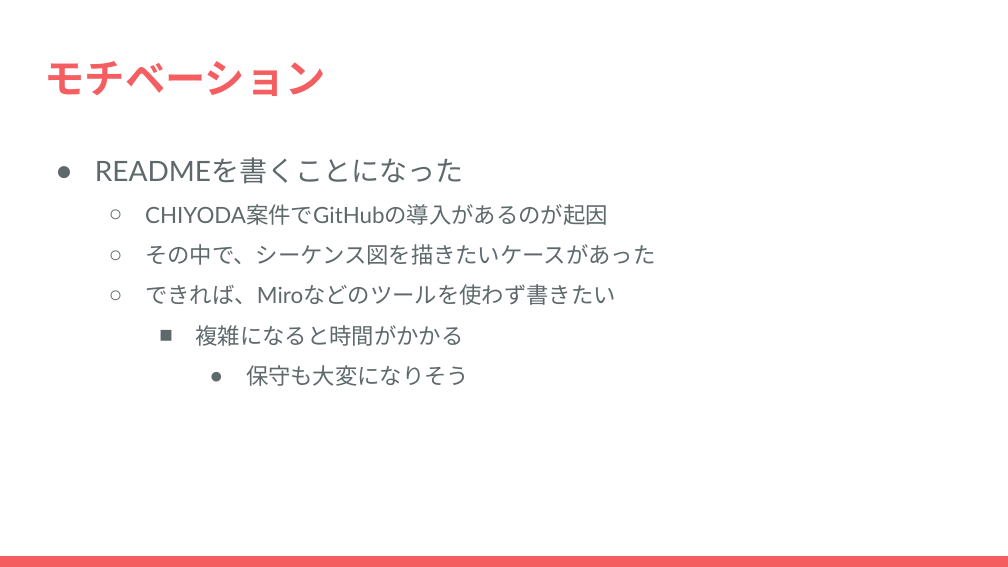
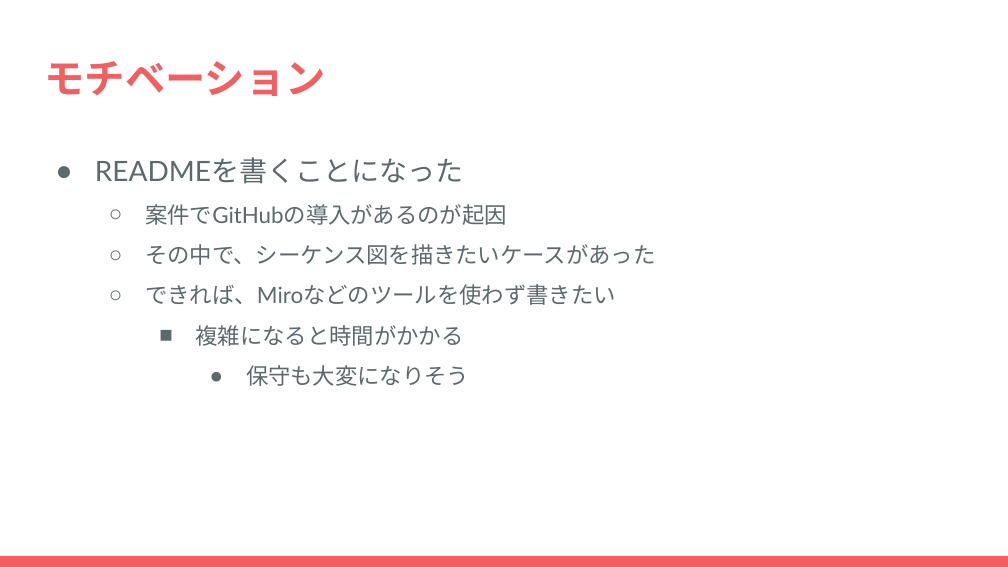
Before and after one commit to Majestic-FE/test-embedding-main, a slide deck: slide 4 of AI勉強会_8月.pptx. Drawn at 1008x567 pixels with LibreOffice and Linux fonts; fonts in the diff are those of the drawing. Boxes give left, top, right and bottom in pixels: in the first picture for what was removed or moved away, otherwise in the second. Text is boxed around its words. In the diff, an @@ line names an element or a change of style, - is before the commit and + after.

```diff
--- a/AI勉強会_8月.pptx
+++ b/AI勉強会_8月.pptx
@@ text at <box>145,204,507,225</box>: text changed @@
-  ○ CHIYODA案件でGitHubの導入があるのが起因
+  ○ 案件でGitHubの導入があるのが起因
```
Also in this commit, not shown: 1 other file.
